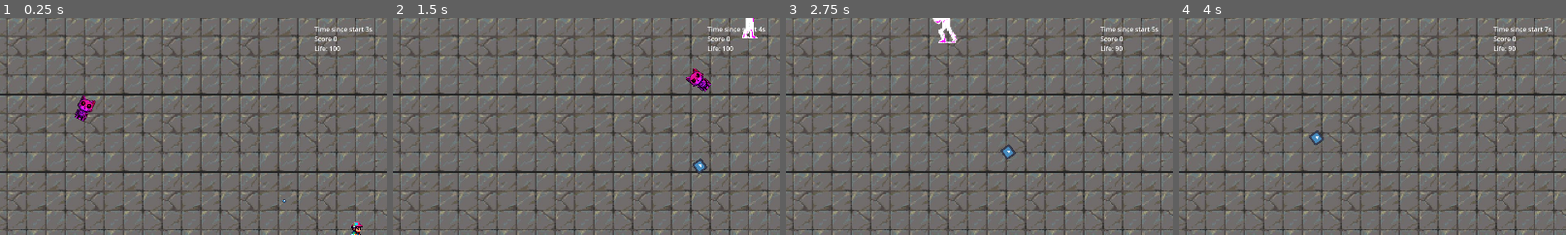
Above: before the commit, frames 1-4 (left to right).
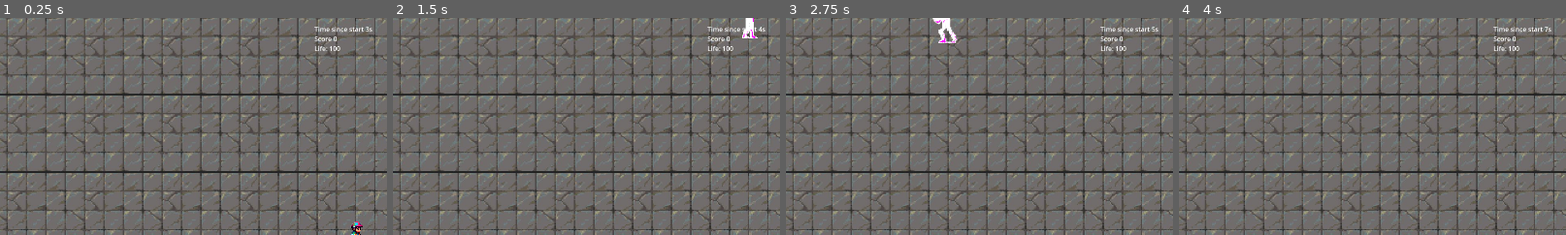
Above: after the commit, the same moments.

Repository: elVariable/gamejam
Game: Godot game, scene res://scenes/levels/main.tscn
The game is run twice, just before and just after one commit, with the same random seed, the same clock (stepped at 60 frames per second) and the same inputs. The engine's default icon, where the game draws it, is replaced by a stand-in: a white triangle on a blue panel in a dark square.
Inputs:
- Up to frame 1 (0.25 s): no input
- Up to frame 2 (1.5 s): hold W (Up) from 0.53 s (still down); tap U (Fire0) at 0.6 s; tap I (Fire1) at 1.35 s
- Up to frame 3 (2.75 s): release W (Up) at 2.03 s; hold A (Left) from 2.03 s (still down); tap O (Fire2) at 2.1 s
- Up to frame 4 (4 s): tap P (Fire3) at 2.85 s; release A (Left) at 3.53 s; hold S (Down) from 3.53 s (still down); tap U (Fire0) at 3.6 s
The pictures show only the part of the screen within x 4-54%, y 0-50%; the shares and areas given below are measured in that part.

The runs differ from the first frame. In frame 1, 0.4% of the frame differs, in the area x 19-74%, y 35-86%; in frame 2, 0.5%, in the area x 75-83%, y 23-72%; in frame 3, 0.2%; in frame 4, 0.2%.

Commit message:
Remove this one enemy in the main scene

Diff:
--- a/scenes/levels/main.tscn
+++ b/scenes/levels/main.tscn
@@ -1,8 +1,7 @@
-[gd_scene load_steps=8 format=3 uid="uid://clbtukas48r8x"]
+[gd_scene load_steps=7 format=3 uid="uid://clbtukas48r8x"]
 
 [ext_resource type="Script" path="res://scripts/main.gd" id="1_0n7wh"]
 [ext_resource type="PackedScene" uid="uid://culh4svls8ec1" path="res://scenes/prefabs/player.tscn" id="2_mcm3w"]
-[ext_resource type="PackedScene" uid="uid://tn60djfck7wo" path="res://scenes/prefabs/enemies/enemy.tscn" id="3_d6ym8"]
 [ext_resource type="PackedScene" uid="uid://dll22mutbq5yo" path="res://scenes/ui.tscn" id="4_tjnvw"]
 [ext_resource type="Texture2D" uid="uid://d1lyejfyi14dn" path="res://Assets/Texture/ConcretTile.jpg" id="5_ukeum"]
 
@@ -825,9 +824,6 @@
 unique_name_in_owner = true
 position = Vector2(556, 317)
 
-[node name="Enemy" parent="." instance=ExtResource("3_d6ym8")]
-position = Vector2(176, 165)
-
 [node name="UI" parent="." instance=ExtResource("4_tjnvw")]
 
 [node name="TileMap" type="TileMap" parent="."]
